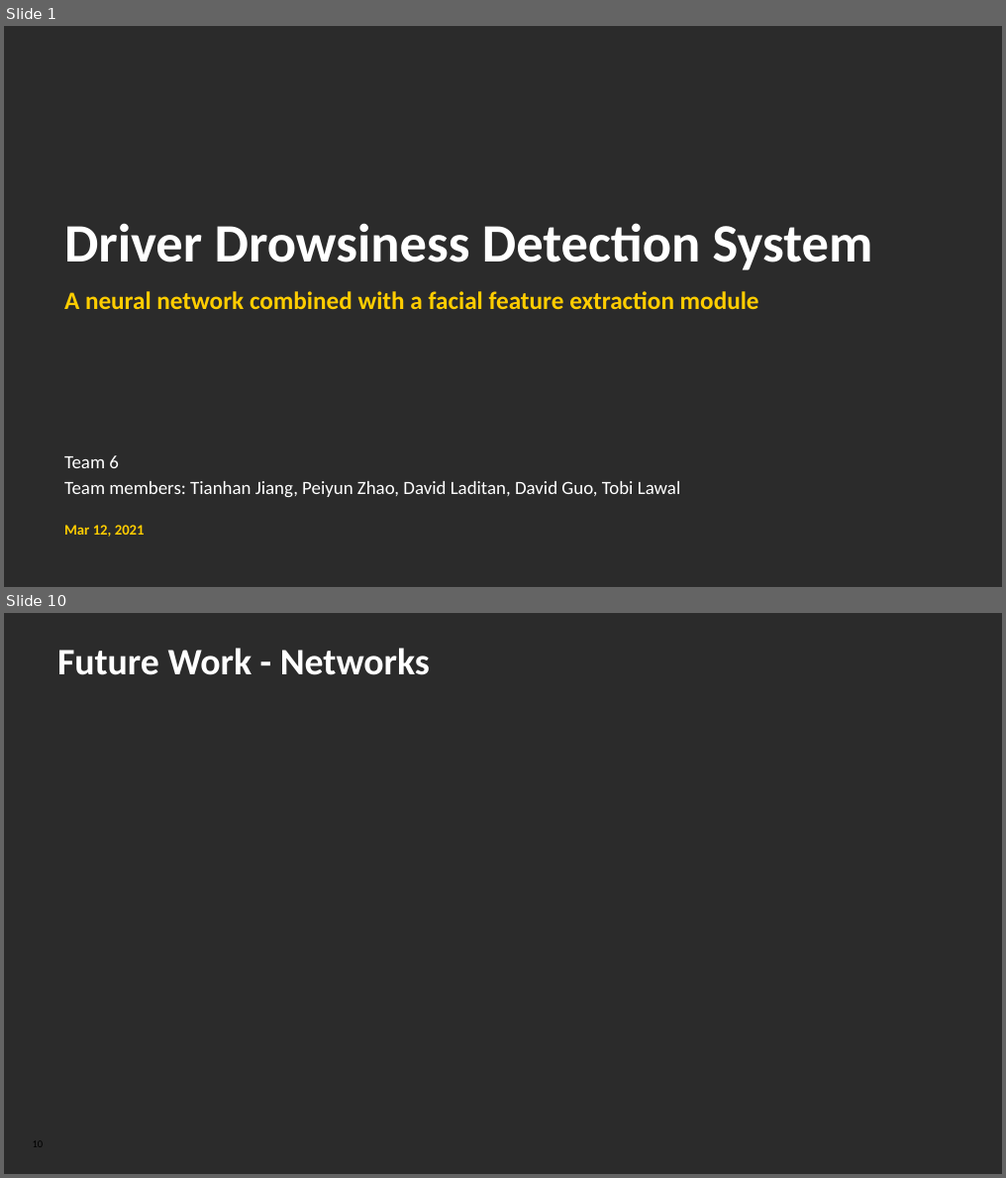
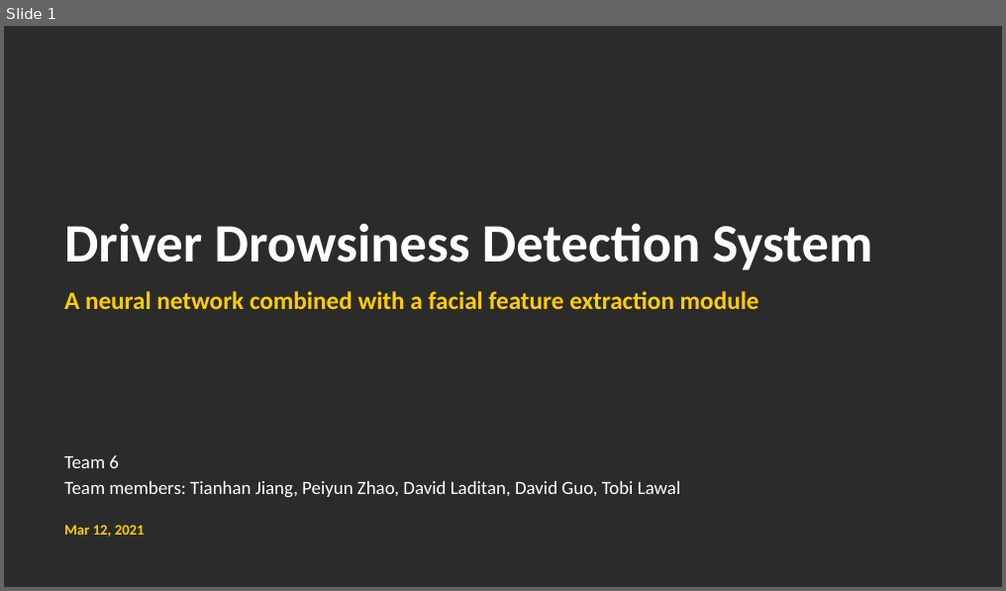
Before and after one commit to ENEL645-Group6/Project, a slide deck: Midterm/Group 6 - midterm presentation.pptx. Shown one above the other, each under a label of ours: slides 1 and 10 before the commit, slide 1 after it; the slides between them are not shown. The pictures are 1006x1178 and 1006x591 pixels, drawn with LibreOffice and Linux fonts; fonts in the diff are those of the drawing; background and template pictures are left out; a plain dark background stands for a picture behind light text. Boxes give left, top, right and bottom in pixels: in the first picture for what was removed or moved away, otherwise in the second. Text is boxed around its words. In the diff, an @@ line names an element or a change of style, - is before the commit and + after.

```diff
--- a/Midterm/Group 6 - midterm presentation.pptx
+++ b/Midterm/Group 6 - midterm presentation.pptx
@@ slide 10 removed at (4,613,1002,1174), background picture (left out) @@
@@ title removed at (57,648,430,675) @@
-Future Work - Networks
@@ page number removed at (33,1138,44,1151) @@
-10
```
Also in this commit, not shown: 6 slides changed, 3 slides added, 3 other slides removed, 1 other file.
